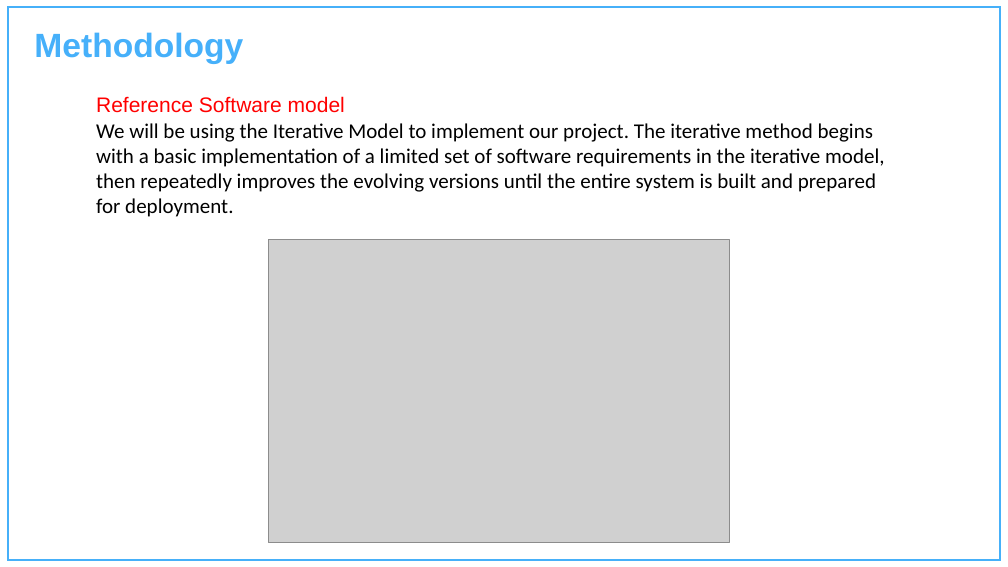
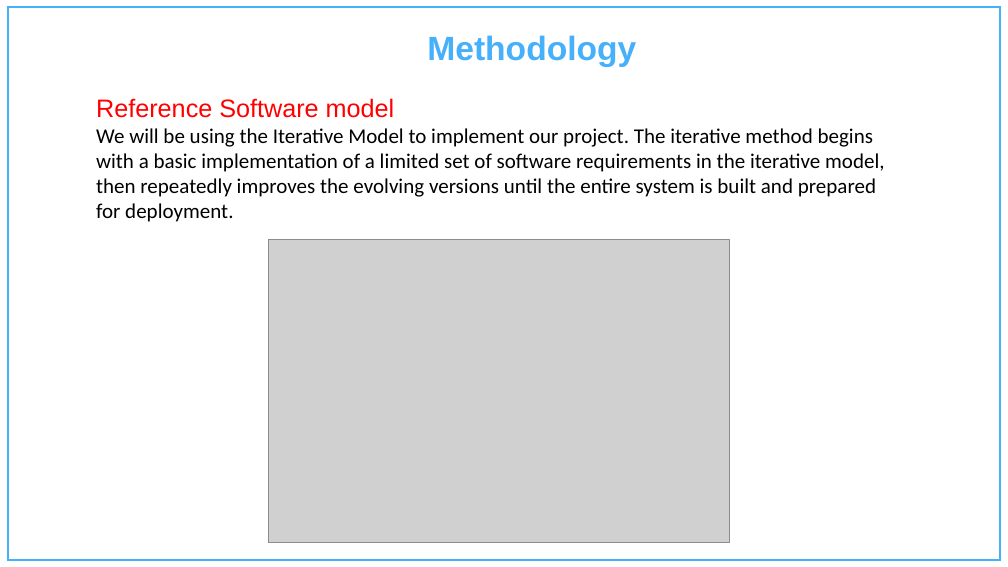
Before and after one commit to Charu-2718/TradeHelp, a slide deck: slide 8 of Documentation/1st presentation.pptx (slide 7 before the commit). Drawn at 1008x567 pixels with LibreOffice and Linux fonts; fonts in the diff are those of the drawing; grey boxes stand for pictures; background and template pictures are left out. Boxes give left, top, right and bottom in pixels: in the first picture for what was removed or moved away, otherwise in the second. Text is boxed around its words. In the diff, an @@ line names an element or a change of style, - is before the commit and + after.

```diff
--- a/Documentation/1st presentation.pptx
+++ b/Documentation/1st presentation.pptx
@@ text "Methodology": place and size @@
-text "Methodology" at [34,32,243,64]
+text "Methodology" at [427,35,636,67]
@@ text "Methodology" at [427,35,636,67]: alignment left to centre @@
@@ text at [96,98,395,118]: size 20 to 24 pt in "Reference Software model" @@
```
Also in this commit, not shown: 5 other slides changed, 4 slides added, 3 slides removed.
